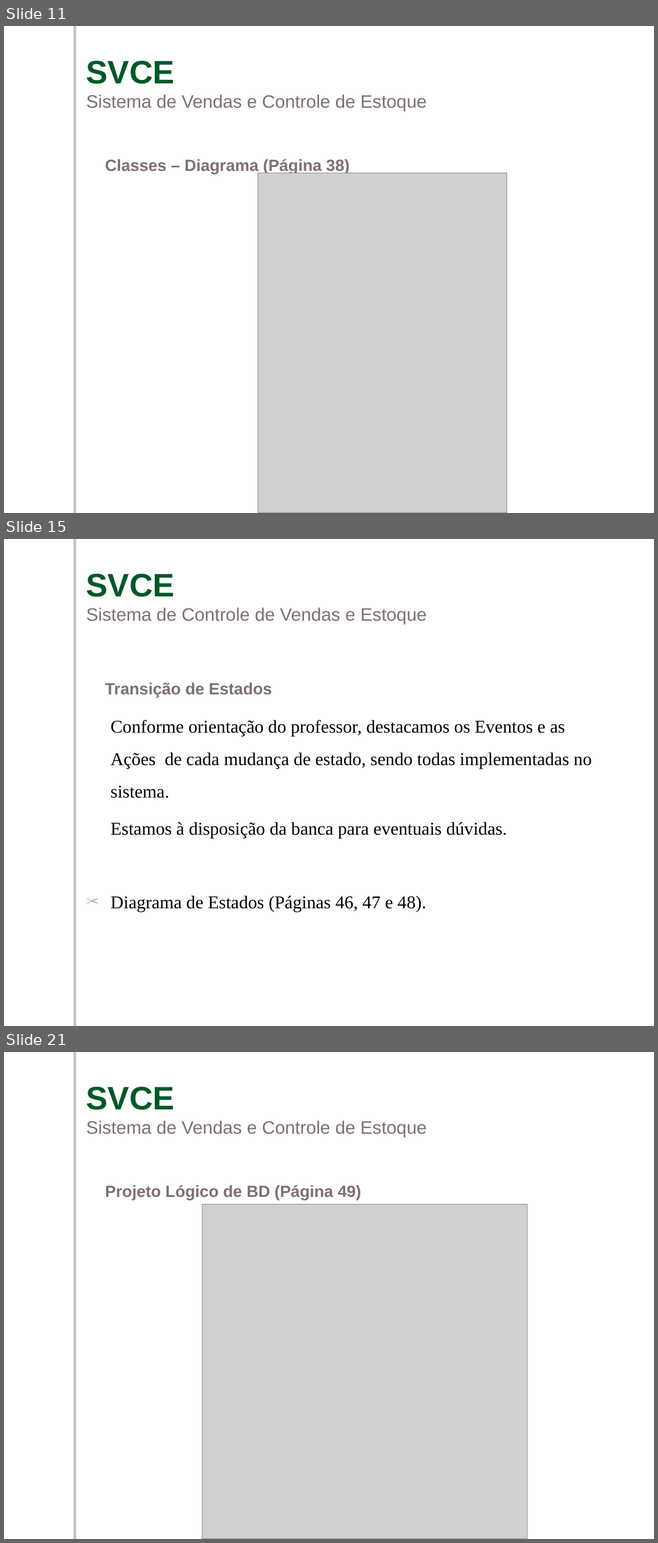
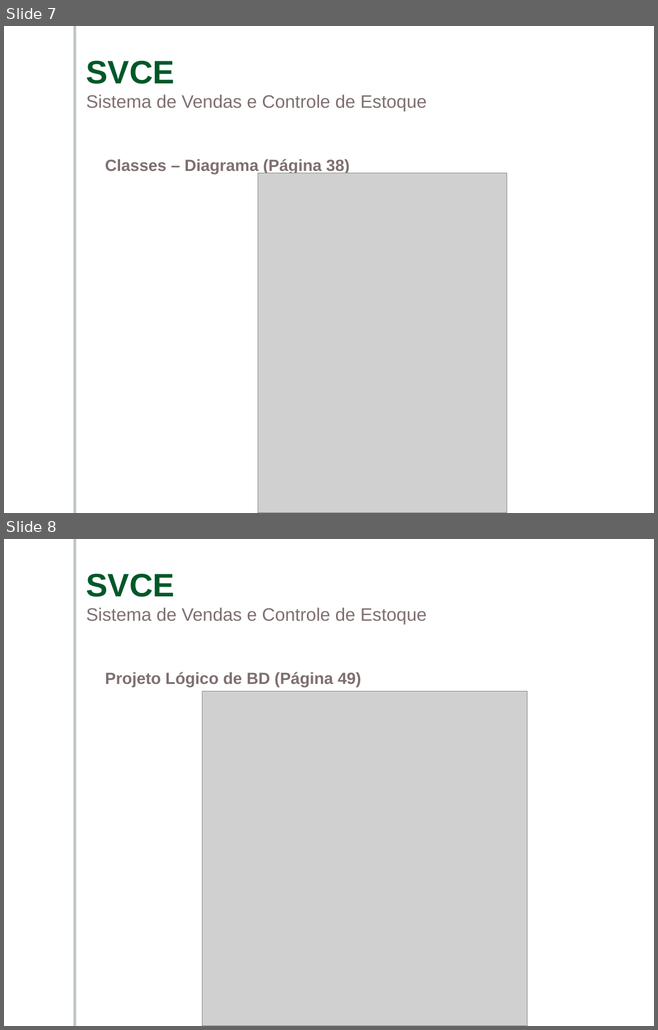
Before and after one commit to ViniciusConsultor/contentsystem, a slide deck: documentacao/Apresentação/Apresentacao-SVCE.ppt. Shown one above the other, each under a label of ours: slides 11, 15 and 21 before the commit, slides 7 and 8 after it; the slides between them are not shown. The pictures are 658x1543 and 658x1030 pixels, drawn with LibreOffice and Linux fonts; fonts in the diff are those of the drawing; grey boxes stand for pictures; background and template pictures are left out. Boxes give left, top, right and bottom in pixels: in the first picture for what was removed or moved away, otherwise in the second. Text is boxed around its words. In the diff, an @@ line names an element or a change of style, - is before the commit and + after.

```diff
--- a/documentacao/Apresentação/Apresentacao-SVCE.ppt
+++ b/documentacao/Apresentação/Apresentacao-SVCE.ppt
@@ slide 15 removed at (x1=4, y1=539, x2=654, y2=1026), background picture (left out); not listed: 1 template element that a slide beside it also shows @@
@@ text removed at (x1=86, y1=574, x2=426, y2=624) @@
-SVCE
-Sistema de Controle de Vendas e Estoque
@@ text removed at (x1=105, y1=682, x2=272, y2=697) @@
-Transição de Estados
@@ text removed at (x1=111, y1=720, x2=592, y2=912) @@
-Conforme orientação do professor, destacamos os Eventos e as Ações de cada mudança de estado, sendo todas implementadas no sistema.
-Estamos à disposição da banca para eventuais dúvidas.
-✂ Diagrama de Estados (Páginas 46, 47 e 48).
@@ what was slide 11 is now slide 7 @@
@@ what was slide 21 is now slide 8 @@
```
Also in this commit, not shown: 2 slides changed, 14 other slides removed.
